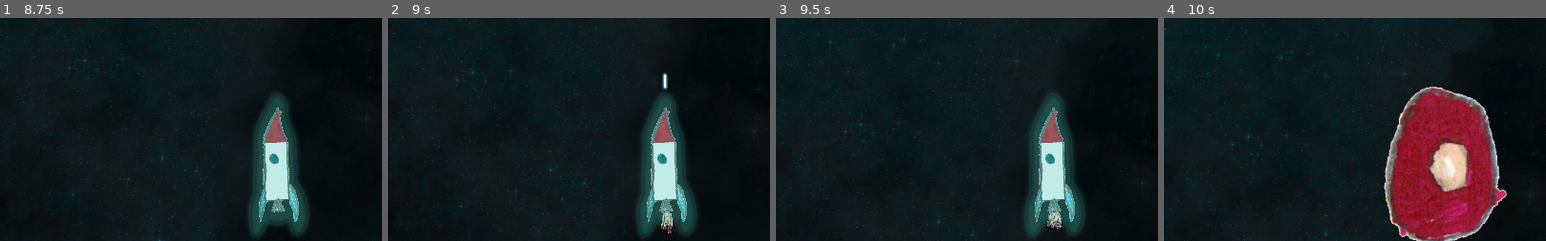
Above: before the commit, frames 1-4 (left to right).
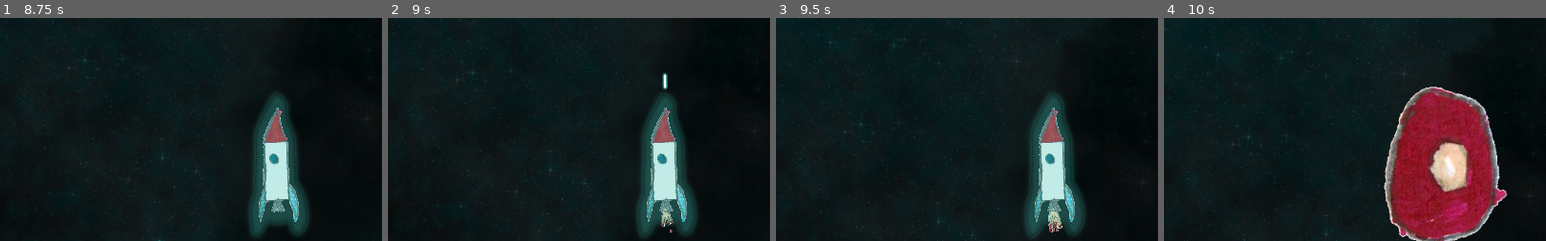
Above: after the commit, the same moments.

Repository: the-g-force/FamJam-April2020
Game: Godot game, scene res://src/MainMenu.tscn
Same seed, same stepped clock (60 frames per second), same inputs: the game is played once before the commit and once after it. Sound files missing from this copy of the repository are replaced by a short silence.
Inputs:
- Up to frame 1 (8.75 s): click "Start" at 0.5 s; hold Right (TurnRight) 1.28-2.03 s; tap Space (Fire) at 1.35, 2.85, 5.1, 6.6, 7.25 s; hold Left (TurnLeft) 2.03-2.78 s; tap Delete (die) at 2.1, 3.6, 5.85, 7.35 s; hold Right (TurnRight) 2.78-3.53 s; tap Enter at 3.5 s; hold Up (Thrust) 3.53-4.25 s; click "Restart" at 4.25 s; hold Left (TurnLeft) 5.03-7.28 s; hold Right (TurnRight) 7.28-8 s; click "Restart" at 8 s
- Up to frame 2 (9 s): hold Up (Thrust) from 8.78 s (still down); tap Space (Fire) at 8.85 s
- Up to frame 3 (9.5 s): keep holding Up (Thrust)
- Up to frame 4 (10 s): release Up (Thrust) at 9.53 s; hold Right (TurnRight) from 9.53 s (still down); tap Delete (die) at 9.6 s
The pictures show only the part of the screen within x 14-64%, y 17-67%; the shares and areas given below are measured in that part.

Frame 1 is identical in both runs. In frame 2, 0.2% of the frame differs, in the area x 71-76%, y 85-97%; in frame 3, 0.2%, in the area x 71-75%, y 85-97%; in frame 4, nothing differs.

Commit message:
Add type hint for delta

Diff:
--- a/project/src/Rocket.gd
+++ b/project/src/Rocket.gd
@@ -29,7 +29,7 @@
 const _explosion = preload("res://src/Explosion.tscn")
 const _end = preload("res://src/End.tscn")
 
-func _process(delta):
+func _process(delta : float):
 	if not _dead:
 		# Turn according to the rotation inputs
 		rotation_degrees += \
--- a/project/src/Rocket.tscn
+++ b/project/src/Rocket.tscn
@@ -40,7 +40,7 @@
 position = Vector2( 0, 377.58 )
 frames = SubResource( 2 )
 animation = "Flames"
-frame = 3
+frame = 2
 playing = true
 
 [node name="ThrustSound" type="AudioStreamPlayer" parent="."]
